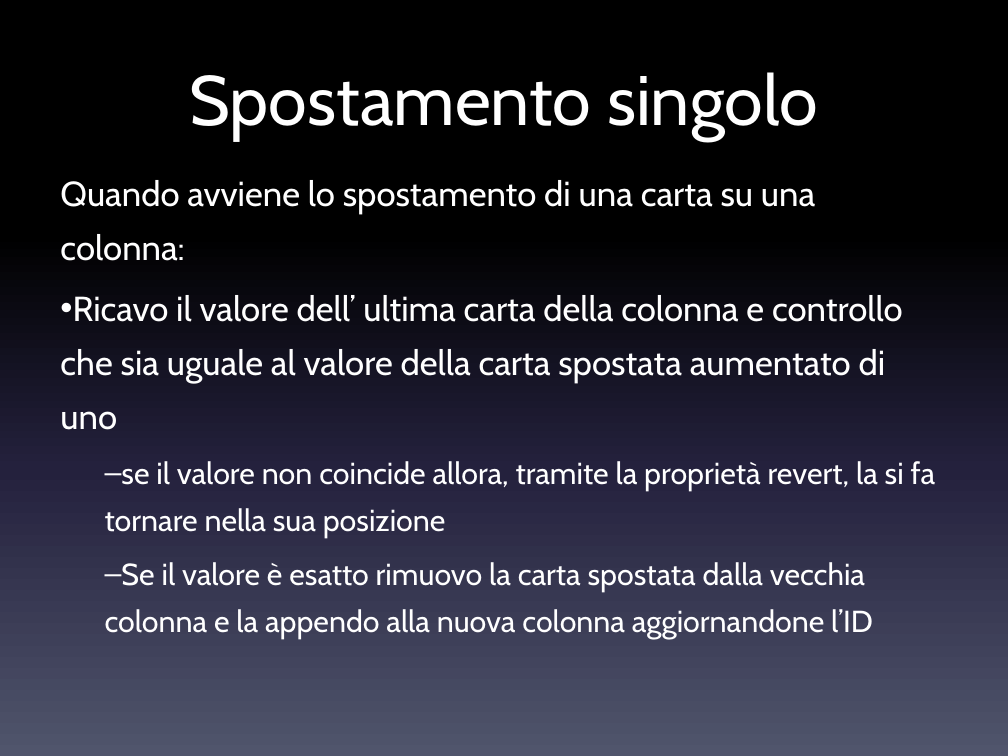
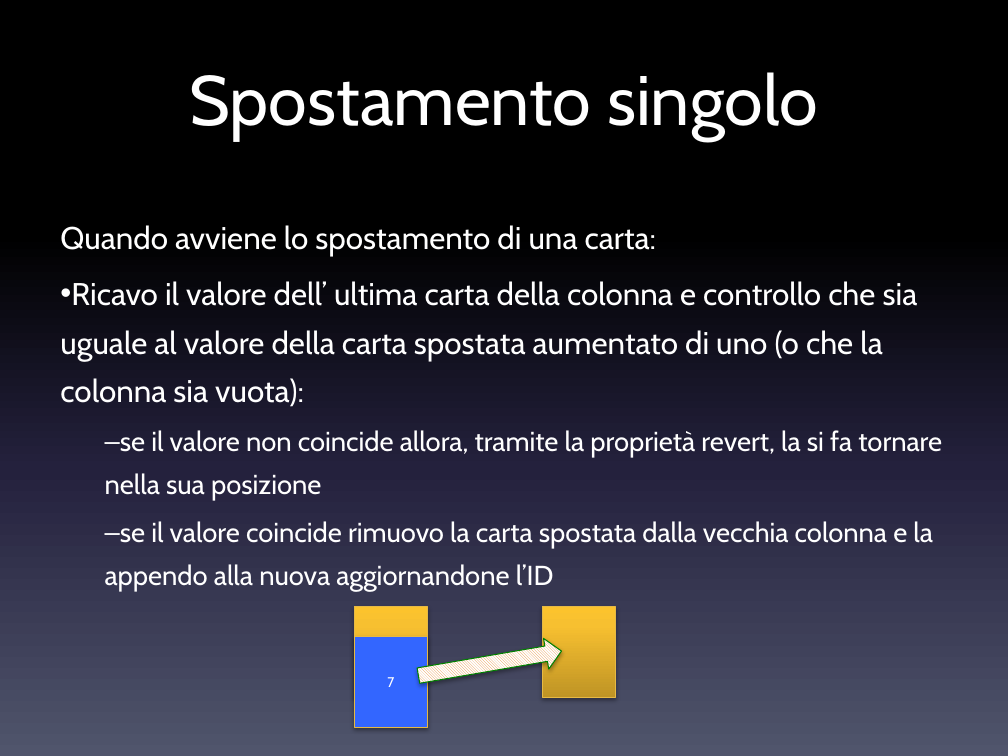
Before and after one commit to danielegenta/ProjectTPSI_Spider, a slide deck: slide 9 of Presentazione_Spider.pptx. Drawn at 1008x756 pixels with LibreOffice and Linux fonts; fonts in the diff are those of the drawing. Boxes give left, top, right and bottom in pixels: in the first picture for what was removed or moved away, otherwise in the second. Text is boxed around its words. In the diff, an @@ line names an element or a change of style, - is before the commit and + after.

```diff
--- a/Presentazione_Spider.pptx
+++ b/Presentazione_Spider.pptx
@@ text at <box>60,225,918,407</box>: text changed; size 24.8 to 22.4 pt @@
-Quando avviene lo spostamento di una carta su una colonna:
-• Ricavo il valore dell’ ultima carta della colonna e controllo che sia uguale al valore della carta spostata aumentato di uno
+Quando avviene lo spostamento di una carta:
+• Ricavo il valore dell’ ultima carta della colonna e controllo che sia uguale al valore della carta spostata aumentato di uno (o che la colonna sia vuota):
@@ text at <box>105,430,942,500</box>: size 21.7 to 19.6 pt in "se il valore non coincide allora, tramite ..." @@
@@ text at <box>105,521,933,591</box>: text changed; size 21.7 to 19.6 pt @@
-  – Se il valore è esatto rimuovo la carta spostata dalla vecchia colonna e la appendo alla nuova colonna aggiornandone l’ID
+  – se il valore coincide rimuovo la carta spostata dalla vecchia colonna e la appendo alla nuova aggiornandone l’ID
@@ rectangle added at <box>355,607,428,698</box>, fill gradient #BF9426 to #F8C031 to #FDC32D, outline #E7BA45 0.75 pt @@
@@ rectangle added at <box>542,607,616,698</box>, fill gradient #BF9426 to #F8C031 to #FDC32D, outline #E7BA45 0.75 pt @@
@@ rectangle added at <box>355,636,428,727</box>, fill #3366FF, outline #E7BA45 0.75 pt, 10 pt, text #FFFFFF @@
+7
@@ right arrow added at <box>416,636,564,691</box>, fill pattern #E78D35 on #FFFFFF, outline #008000 0.75 pt @@
```
Also in this commit, not shown: 9 other slides changed, 8 other files.
